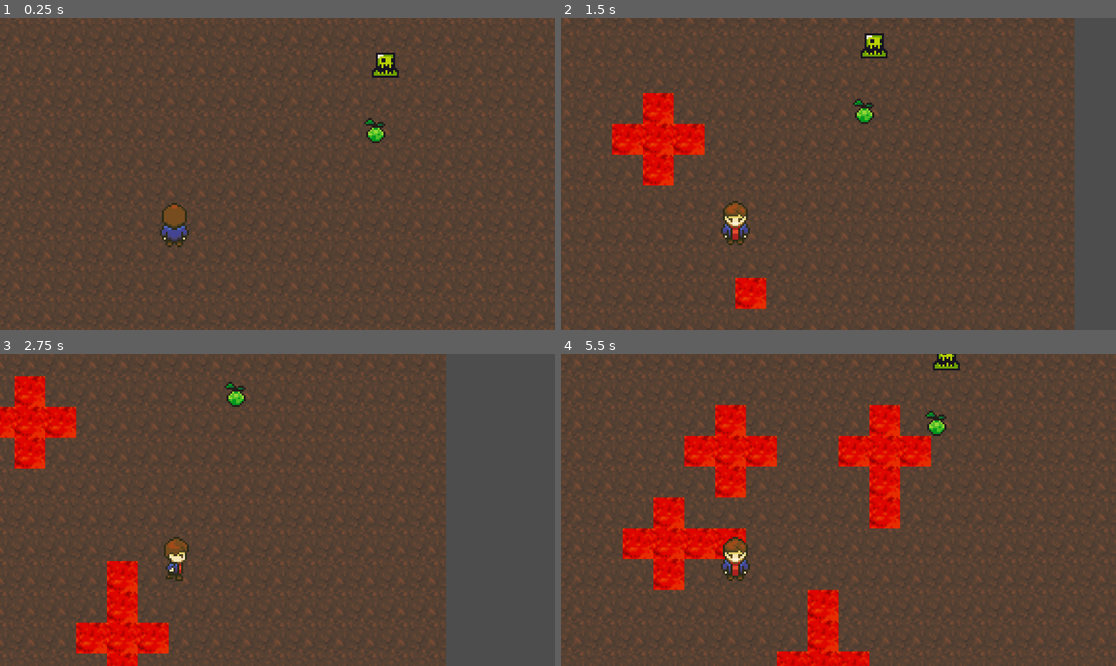
Above: before the commit, frames 1-4 (two rows, left to right).
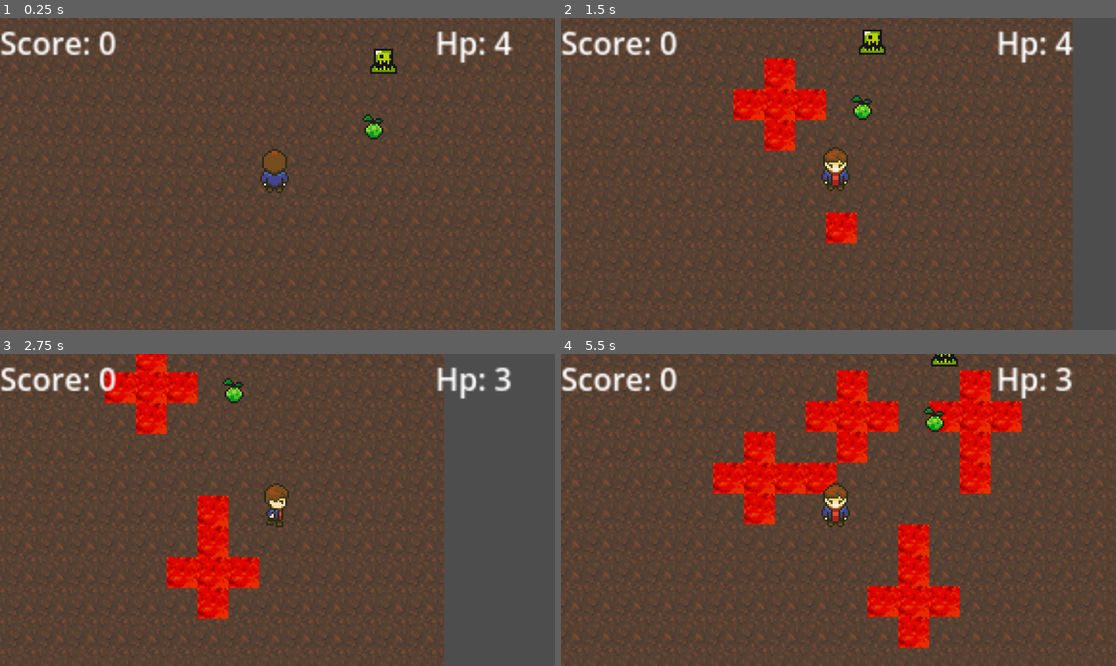
Above: after the commit, the same moments.

Repository: MagrosThornrime/broken-mind
Game: Godot game, scene res://scenes/game.tscn
Two runs of this game, one before a commit and one after it. Both use one fixed random seed, a clock stepped at 60 frames per second and the inputs below.
Inputs:
- Up to frame 1 (0.25 s): no input
- Up to frame 2 (1.5 s): hold D (move_right) 0.53-1.28 s; hold G (bomb) 0.53-1.28 s; hold S (move_down) from 1.28 s (still down); tap F (fire) at 1.35 s
- Up to frame 3 (2.75 s): release S (move_down) at 2.03 s; hold D (move_right) from 2.03 s (still down); hold G (bomb) from 2.03 s (still down)
- Up to frame 4 (5.5 s): release D (move_right) at 2.78 s; release G (bomb) at 2.78 s; hold W (move_up) 2.78-3.53 s; tap F (fire) at 2.85, 4.35 s; hold G (bomb) 3.53-4.28 s; hold A (move_left) 3.53-5.03 s; hold S (move_down) from 5.03 s (still down); hold G (bomb) from 5.03 s (still down)

The runs differ from the first frame. In frame 1, 6.3% of the frame differs, in the area x 0-100%, y 0-100%; in frame 2, 13%; in frame 3, 16%; in frame 4, 26%.

Commit message:
score + hp

Diff:
--- a/broken-mind/scenes/game.tscn
+++ b/broken-mind/scenes/game.tscn
@@ -319,15 +319,28 @@
 
 [node name="Player" parent="." instance=ExtResource("1_uwrxv")]
 z_index = 10
-position = Vector2(-53.0605, 26.1223)
 motion_mode = 1
 
 [node name="Camera2D" type="Camera2D" parent="Player"]
-position = Vector2(53.0605, -26.1223)
+position = Vector2(1.0605, 1.8777)
 zoom = Vector2(4, 4)
 
 [node name="Timer" type="Timer" parent="Player"]
 wait_time = 2.0
+
+[node name="Label" type="Label" parent="Player"]
+offset_left = -143.0
+offset_top = -78.0
+offset_right = -82.0
+offset_bottom = -55.0
+text = "Score: 0"
+
+[node name="Label2" type="Label" parent="Player"]
+offset_left = 83.0
+offset_top = -78.0
+offset_right = 144.0
+offset_bottom = -55.0
+text = "HP: 0"
 
 [node name="TileMapLayer" type="TileMapLayer" parent="."]
 tile_map_data = PackedByteArray("AAD+//7/AAAAAAkAAAD///7/AAAAAAkAAAAAAP7/AAAAAAkAAAABAP7/AAAAAAkAAAABAP//AAAAAAkAAAABAA …(6320 unchanged characters)…
--- a/broken-mind/scenes/test_scenes/player_test.tscn
+++ b/broken-mind/scenes/test_scenes/player_test.tscn
@@ -317,5 +317,3 @@
 
 [node name="Enemy" parent="." instance=ExtResource("3_r4ost")]
 position = Vector2(-21, 13)
-linear_damp = 1.0
-angular_damp = 1.0
--- a/broken-mind/scripts/enemies_manager.gd
+++ b/broken-mind/scripts/enemies_manager.gd
@@ -1,7 +1,9 @@
 extends Node
 
+@onready var label: Label = $"../Player/Label"
 @onready var points = 0
 
 func add_point():
 	points += 1
 	print(points)
+	label.text="Score: "+str(points)
--- a/broken-mind/scripts/player.gd
+++ b/broken-mind/scripts/player.gd
@@ -10,6 +10,7 @@
 enum MOVE_DIRECTION {front, right, back, left}
 var direction = MOVE_DIRECTION.front
 var inviolable = true
+var hp = 4
 
 func _physics_process(_delta: float) -> void:
 	var input_direction = Input.get_vector("move_left", "move_right", "move_up", "move_down")
@@ -48,6 +49,7 @@
 
 
 func _process(_delta):
+	$Label2.text = "Hp: " + str(hp)
 	var global_pos = Vector2i(global_position[0],global_position[1]+11)
 	var local_pos = tilemap.to_local(global_pos)
 	var tile_coords = tilemap.local_to_map(local_pos)
@@ -58,13 +60,17 @@
 		if source_id != -1:
 			if atlas_coords==Vector2i(0,19):
 				print("spadles")
+				hp-=1
 				inviolable=true
 				timer.start()
 		else:
 			print("spadles")
+			hp-=1
 			inviolable=true
 			timer.start()
-
+	if hp<=0:
+		hp=4
+		print("umarłeś")
 
 func _unhandled_input(event):
 	if event.is_action_pressed("fire"):
